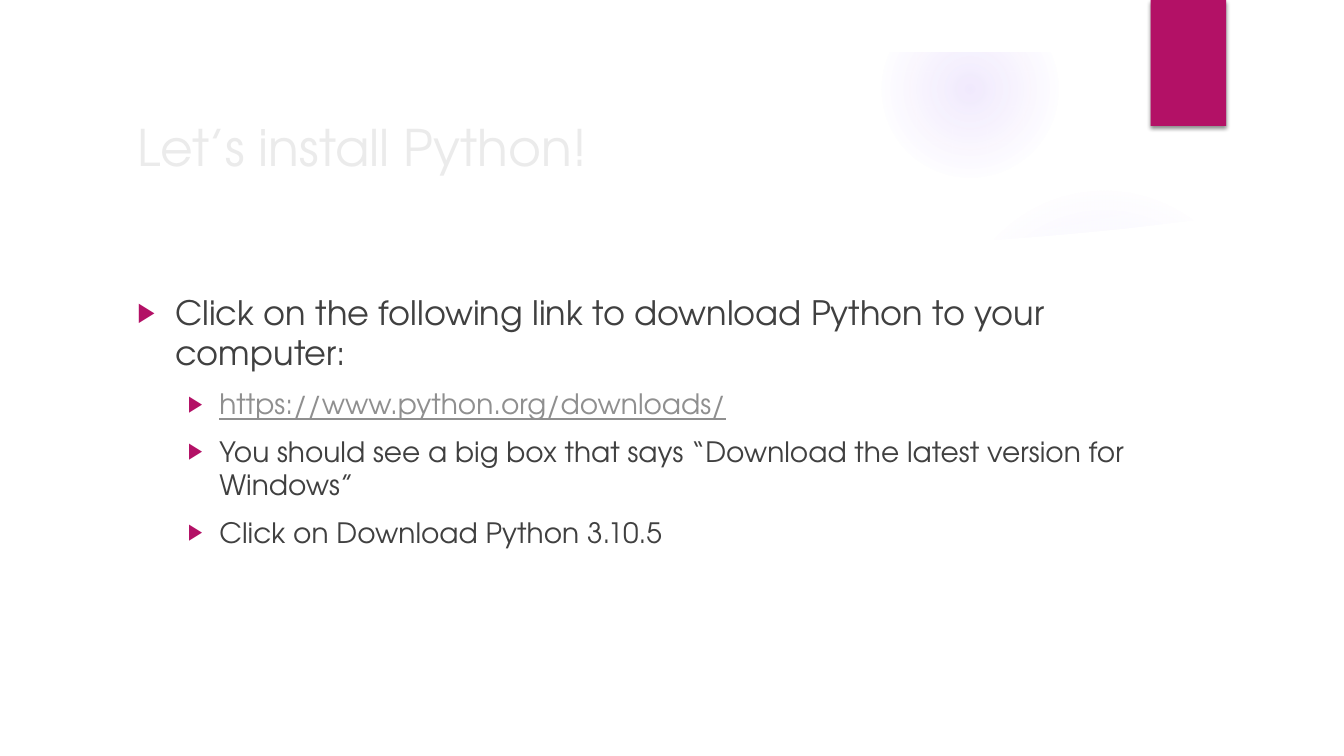
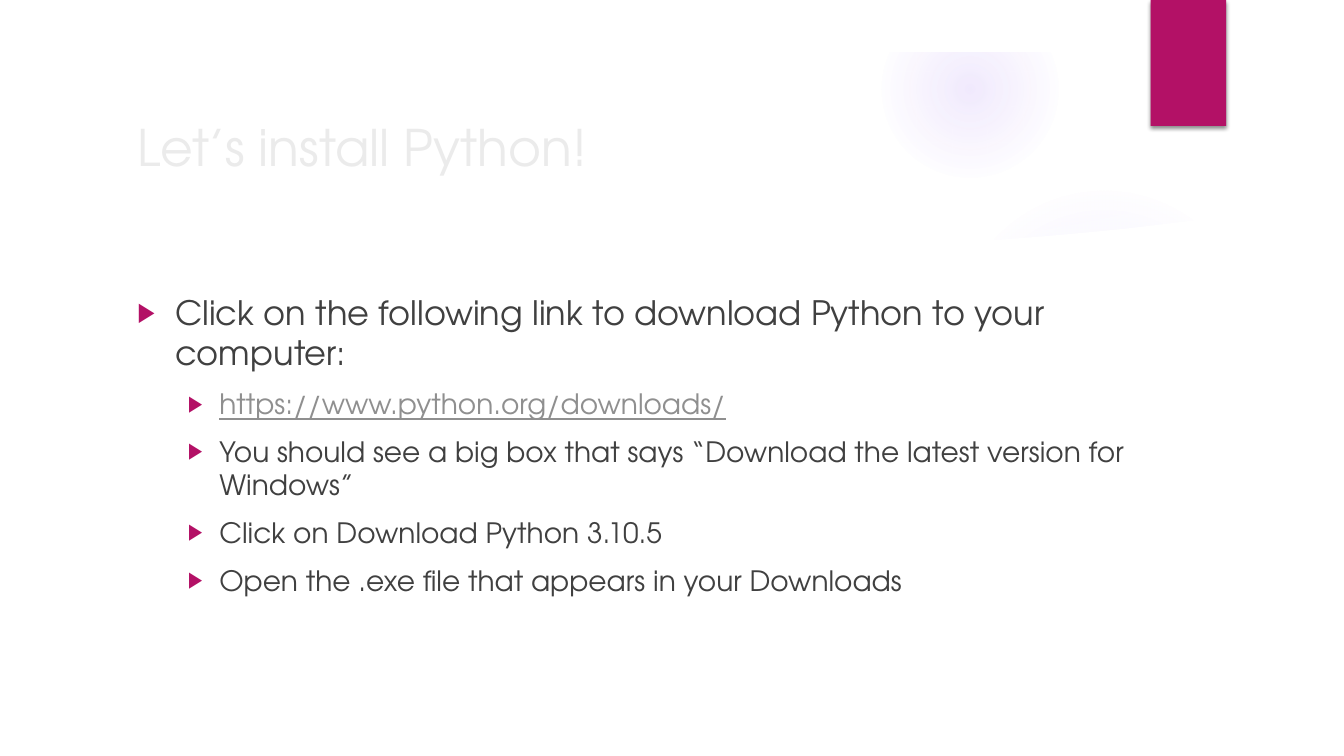
Before and after one commit to jmartineau1993/Intro-to-Python, a slide deck: slide 6 of PPTs/Week1.pptx. Drawn at 1344x756 pixels with LibreOffice and Linux fonts; fonts in the diff are those of the drawing; background and template pictures are left out. Boxes give left, top, right and bottom in pixels: in the first picture for what was removed or moved away, otherwise in the second. Text is boxed around its words. In the diff, an @@ line names an element or a change of style, - is before the commit and + after.

```diff
--- a/PPTs/Week1.pptx
+++ b/PPTs/Week1.pptx
@@ text at [219, 570, 902, 597]: paragraph added @@
+  ▶ Open the .exe file that appears in your Downloads
```
Also in this commit, not shown: 7 other slides changed, 1 slide added, 2 other files.
